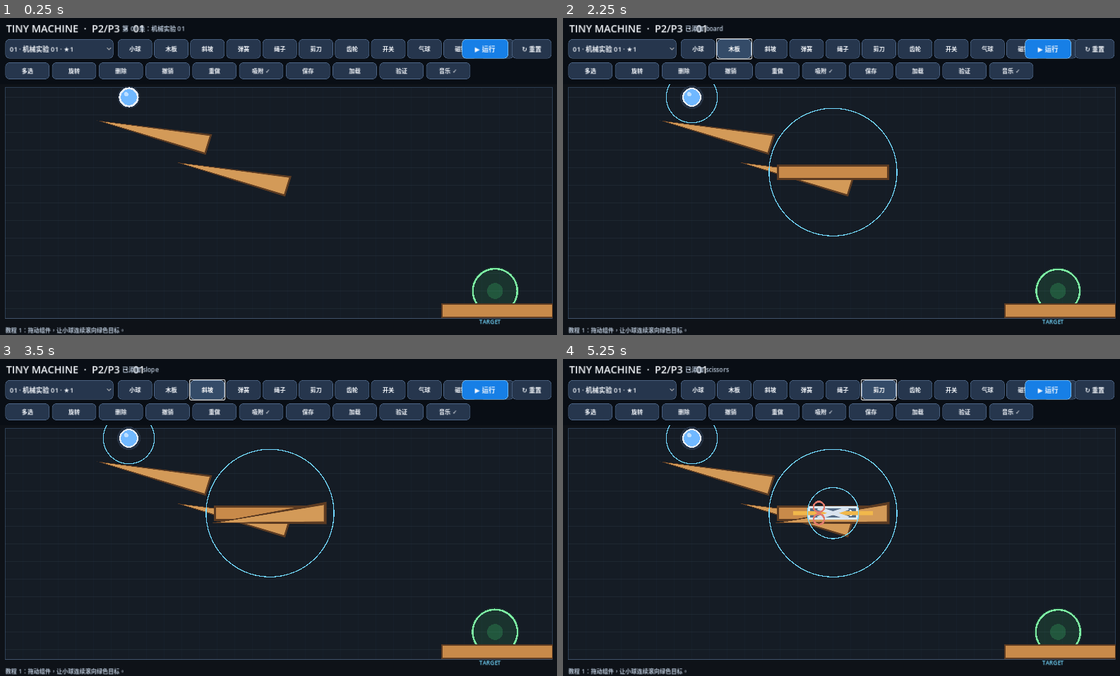
Above: before the commit, frames 1-4 (two rows, left to right).
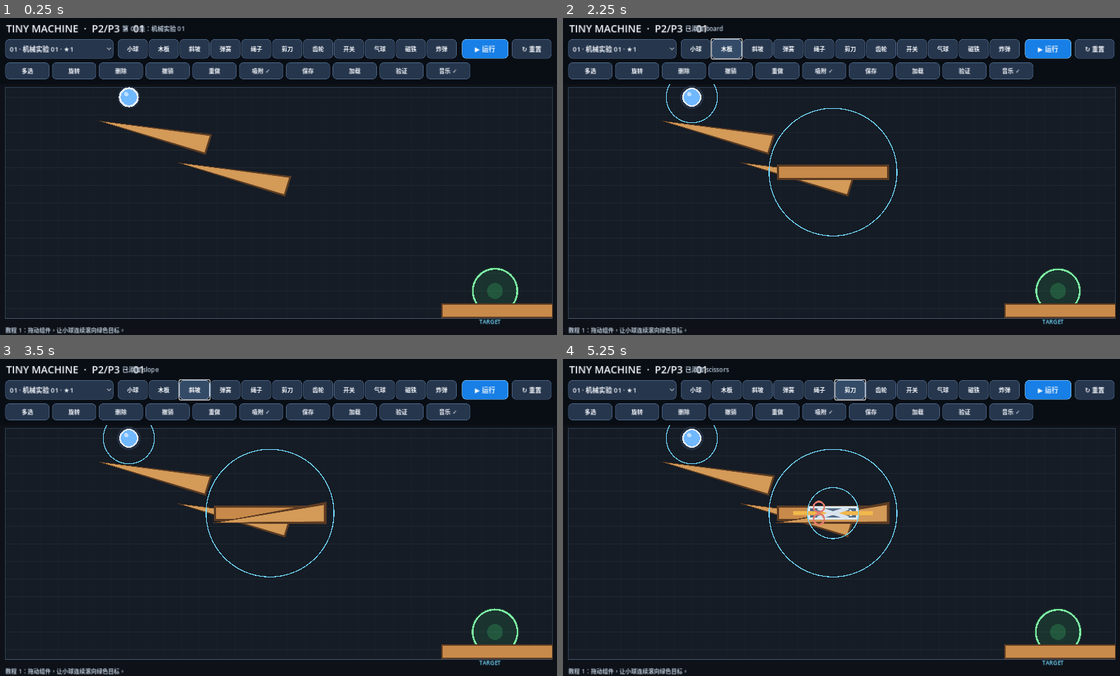
Above: after the commit, the same moments.

Repository: passwall787-del/tiny-machine
Game: Godot game, scene res://main.tscn
Same seed, same stepped clock (60 frames per second), same inputs: the game is played once before the commit and once after it.
Inputs:
- Up to frame 1 (0.25 s): no input
- Up to frame 2 (2.25 s): click "01 · 机械实验 01 · ★1" at 0.5 s; click "小球" at 1.25 s; click "木板" at 2 s
- Up to frame 3 (3.5 s): click "斜坡" at 2.75 s
- Up to frame 4 (5.25 s): click "弹簧" at 3.5 s; click "绳子" at 4.25 s; click "剪刀" at 5 s

The runs differ from the first frame. In frame 1, 1.1% of the frame differs, in the area x 22-93%, y 6-13%; in frame 2, 1.2%; in frame 3, 1.3%; in frame 4, 1.7%, in the area x 22-93%, y 6-14%.
Error in both runs: Invalid assignment of property or key 'pieces' with value of type 'Array' on a base object of type 'RefCounted (LevelData)'. (res://main.gd:342)

Commit message:
test: add runtime smoke coverage and polish P3 mobile toolbar

Diff:
--- a/main.gd
+++ b/main.gd
@@ -149,13 +149,13 @@
         var button := Button.new()
         button.text = item[0]
         button.position = Vector2(x, 48)
-        button.size = Vector2(78, 44)
+        button.size = Vector2(68, 44)
         button.add_theme_font_size_override("font_size", 13)
         _style_button(button)
         button.pressed.connect(_add_component.bind(item[1]))
         top.add_child(button)
         editor_buttons.append(button)
-        x += 82.0
+        x += 70.0
     run_button = Button.new()
     run_button.text = "▶ 运行"
     run_button.position = Vector2(1055, 48)
--- /dev/null
+++ b/tests/smoke_runner.gd
@@ -0,0 +1,36 @@
+extends SceneTree
+
+var failures: Array[String] = []
+
+func _initialize() -> void:
+    call_deferred("_run_smoke")
+
+func _run_smoke() -> void:
+    var scene = load("res://main.tscn")
+    if scene == null or not scene is PackedScene or not scene.can_instantiate():
+        failures.append("main.tscn cannot be instantiated")
+    else:
+        var game = scene.instantiate()
+        get_root().add_child(game)
+        await process_frame
+        await process_frame
+        await process_frame
+        if game.runtime == null: failures.append("LevelRuntime was not initialized")
+        if game.levels.size() < 32: failures.append("main loaded fewer than 32 levels")
+        if game.runtime == null or game.runtime.ball == null: failures.append("first level has no runtime ball")
+        if game.runtime == null or game.runtime.goal == null: failures.append("first level has no goal")
+        if game.state != 0: failures.append("game did not start in EDITING state")
+        if failures.is_empty():
+            game.toggle_run()
+            if game.state != 1: failures.append("toggle_run did not enter RUNNING")
+            else:
+                game._on_goal_body_entered(game.runtime.ball)
+                if game.state != 3: failures.append("goal entry did not enter SUCCESS")
+        game.queue_free()
+    if failures.is_empty():
+        print("Tiny Machine runtime smoke test: PASS")
+        quit(0)
+    else:
+        for failure in failures: push_error(failure)
+        print("Tiny Machine runtime smoke test: FAIL (%d)" % failures.size())
+        quit(1)
Not shown, changed: .github/workflows/android-p0.yml
Not shown, changed: docs/PROJECT_STATUS.md
Not shown, changed: docs/TEST_PLAN.md
